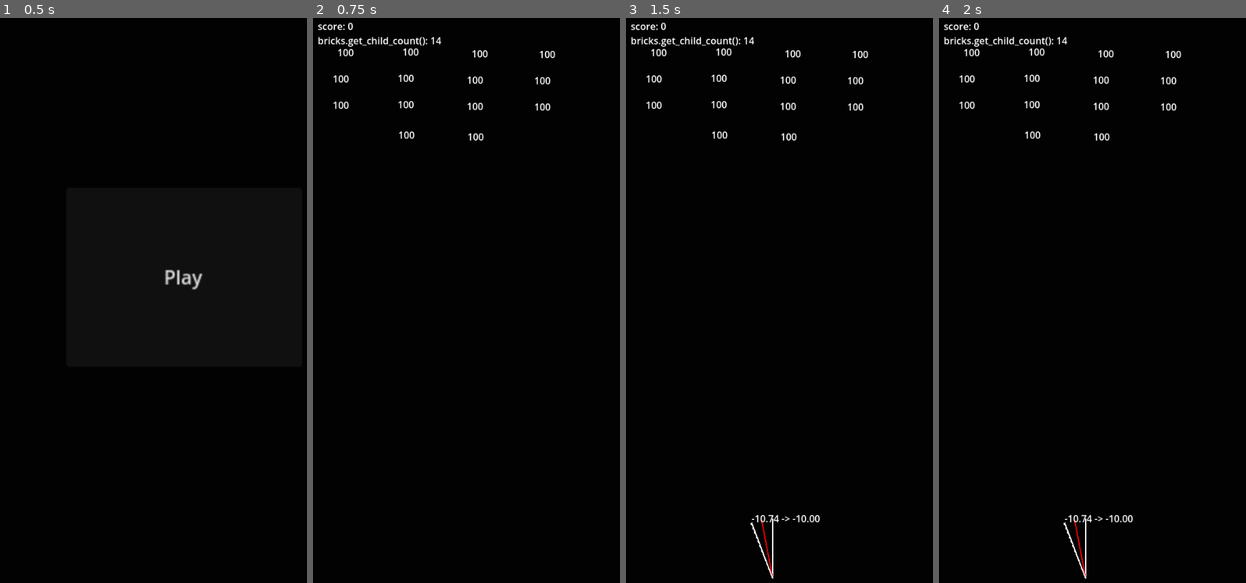
Above: before the commit, frames 1-4 (left to right).
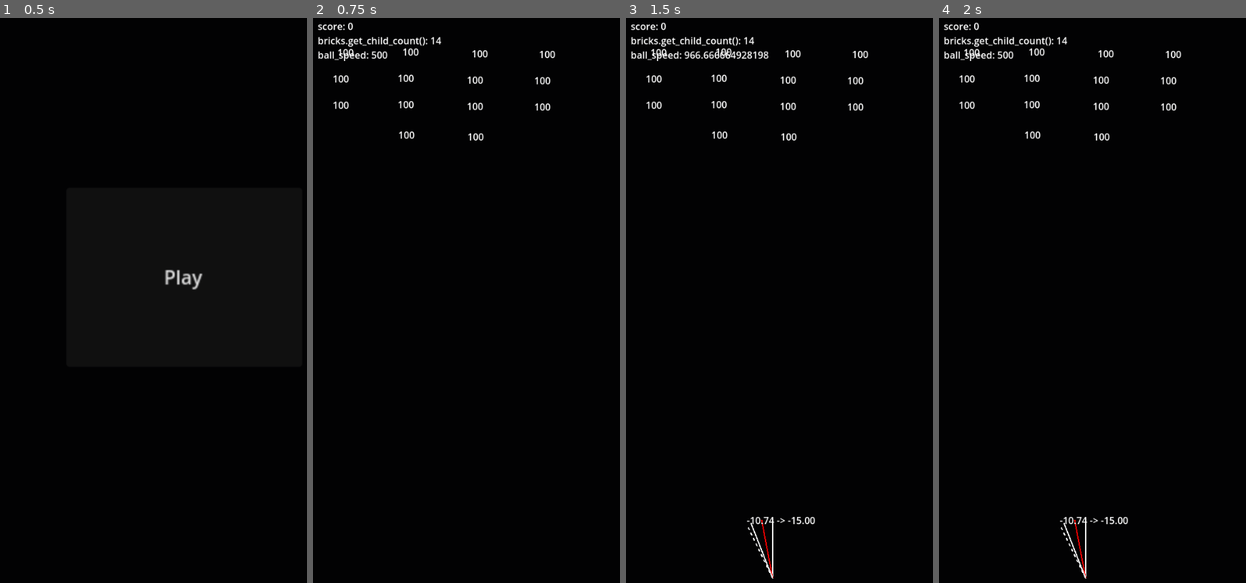
Above: after the commit, the same moments.

Repository: arunas-cesonis/pingpong2
Game: Godot game, scene res://main.tscn
Same seed, same stepped clock (60 frames per second), same inputs: the game is played once before the commit and once after it.
Inputs:
- Up to frame 1 (0.5 s): no input
- Up to frame 2 (0.75 s): click "Play" at 0.5 s
- Up to frame 3 (1.5 s): tap Enter at 1.25 s; hold D (MoveRight) from 1.28 s (still down)
- Up to frame 4 (2 s): keep holding D (MoveRight)

Frame 1 is identical in both runs. In frame 2, 0.2% of the frame differs, in the area x 1-25%, y 5-8%; in frame 3, 0.6%, in the area x 1-64%, y 5-100%; in frame 4, 0.4%.

Commit message:
min/max angle limiter

Diff:
--- a/debug.gd
+++ b/debug.gd
@@ -7,6 +7,8 @@
 	velocity_out = Vector2(0.0, 0.0),
 	velocity_out_unlimited = Vector2(0.0, 0.0),
 	normal = Vector2(0.0, 0.0),
+	angle_min = 0.0,
+	angle_max = 0.0,
 }
 var values = {}
 const BOUNCE_SIZE := 100.0
@@ -44,12 +46,16 @@
 	var angle = b.normal.angle_to(b.velocity_out)
 	var angle_u = b.normal.angle_to(b.velocity_out_unlimited)
 
+	# draw_arc(p, BOUNCE_SIZE * 0.5, b.normal.angle() + b.angle_min, b.normal.angle() + b.angle_max, 20, Color(0.0, 1.0, 0.0, 0.5), 10.0)
+
 	draw_line(p - vin, p, Color.WHITE, 2.0)
 	draw_line(p, p + n, Color.RED, 2.0)
-	draw_line(p, p + vout, Color.WHITE, 2.0)
-	draw_dashed_line(p, p + voutu, Color.WHITE, 2.0, 4.0)
-	_draw_text("%.2f -> %.2f" % [rad_to_deg(angle_u), rad_to_deg(angle)], p + vout)
-
+	draw_line(p, p + voutu, Color.WHITE, 2.0)
+	draw_dashed_line(p, p + vout, Color.WHITE, 2.0, 5.0, false)
+	if angle_u != angle:
+		_draw_text("%.2f -> %.2f" % [rad_to_deg(angle_u), rad_to_deg(angle)], p + vout)
+	else:
+		_draw_text("%.2f" % [rad_to_deg(angle_u)], p + vout)
 
 func _draw():
 	# bounce
--- a/game.gd
+++ b/game.gd
@@ -21,15 +21,18 @@
 
 @export_group("Ball collision")
 @export_category("Wall")
-@export var wall_angle_limit := 180.0
+@export_range(0.0, 90.0, 0.001, "degrees") var wall_angle_limit_min := 0.0
+@export_range(0.0, 90.0, 0.001, "degrees") var wall_angle_limit_max := 90.0
 @export var wall_acceleration := 0.0
 @export var wall_spawn_node: PackedScene = null
 @export_category("Player")
-@export var player_angle_limit := 180.0
+@export_range(0.0, 90.0, 0.001, "degrees") var player_angle_limit_min := 0.0
+@export_range(0.0, 90.0, 0.001, "degrees") var player_angle_limit_max := 90.0
 @export var player_acceleration := 0.0
 @export var player_spawn_node: PackedScene = null
 @export_category("Brick")
-@export var brick_angle_limit := 180.0
+@export_range(0.0, 90.0, 0.001, "degrees") var brick_angle_limit_min := 0.0
+@export_range(0.0, 90.0, 0.001, "degrees") var brick_angle_limit_max := 90.0
 @export var brick_acceleration := 0.0
 @export var brick_spawn_node: PackedScene = null
 
@@ -56,9 +59,9 @@
 func _ball_velocity() -> Vector2:
 	return ball_direction * ball_speed
 
-func _limit_bounce_angle(normal: Vector2, direction: Vector2, limit: float) -> Vector2:
+func _limit_bounce_angle(normal: Vector2, direction: Vector2, limit_min: float, limit_max: float) -> Vector2:
 	var angle = normal.angle_to(direction)
-	var new_angle = signf(angle) * minf(abs(angle), deg_to_rad(limit))
+	var new_angle = signf(angle) * clampf(absf(angle), limit_min, limit_max)
 	return Vector2.from_angle(normal.angle() + new_angle)
 
 func _physics_process(delta: float) -> void:
@@ -71,7 +74,8 @@
 		false, safe_margin)
 	if collision:
 		var normal: Vector2 = collision.get_normal()
-		var bounce_angle_limit := 0.0
+		var bounce_angle_limit_min := 0.0
+		var bounce_angle_limit_max := 90.0
 		if collision.get_collider() == player:
 			var offset := player.position.x - collision.get_position().x
 			var shape: RectangleShape2D = player.get_child(0).shape
@@ -79,20 +83,33 @@
 			var angle_adjustment := offset_normalized * reflect_amount
 			var normal_offseted := Vector2.from_angle(normal.angle() - angle_adjustment)
 			normal = normal_offseted
-			bounce_angle_limit = player_angle_limit
+			bounce_angle_limit_max = player_angle_limit_max
+			bounce_angle_limit_min = player_angle_limit_min
+			ball_speed = 1000.0
+
+			var tween := get_tree().create_tween()
+			tween.tween_property(self, "ball_speed", initial_ball_speed, 0.5)
+
 		elif collision.get_collider() is Brick:
 			var brick := collision.get_collider() as Brick
 			if brick.apply_damage(101.0):
 				score += 1
-			bounce_angle_limit = brick_angle_limit
+			bounce_angle_limit_min = brick_angle_limit_min
+			bounce_angle_limit_max = brick_angle_limit_max
 		else:
-			bounce_angle_limit = wall_angle_limit
+			bounce_angle_limit_min = wall_angle_limit_min
+			bounce_angle_limit_max = wall_angle_limit_max
+
+		bounce_angle_limit_min = deg_to_rad(bounce_angle_limit_min)
+		bounce_angle_limit_max = deg_to_rad(bounce_angle_limit_max)
 
 		$Debug.bounce.velocity_in = _ball_velocity()
 		ball_direction = ball_direction.bounce(normal).normalized()
 		$Debug.bounce.velocity_out_unlimited = _ball_velocity()
-		ball_direction = _limit_bounce_angle(normal, ball_direction, bounce_angle_limit)
+		ball_direction = _limit_bounce_angle(normal, ball_direction, bounce_angle_limit_min, bounce_angle_limit_max)
 		$Debug.bounce.velocity_out = _ball_velocity()
+		$Debug.bounce.angle_min = bounce_angle_limit_min
+		$Debug.bounce.angle_max = bounce_angle_limit_max
 		$Debug.bounce.position = collision.get_position()
 		$Debug.bounce.normal = normal
 		$Debug.queue_redraw()
@@ -109,3 +126,4 @@
 	player_velocity.x = direction * player_speed
 	$Debug.update_value("score", score)
 	$Debug.update_value("bricks.get_child_count()", bricks.get_child_count())
+	$Debug.update_value("ball_speed", ball_speed)
--- a/game.tscn
+++ b/game.tscn
@@ -15,7 +15,8 @@
 
 [node name="Game" type="Node2D"]
 script = ExtResource("1_jahp3")
-player_angle_limit = 10.0
+player_angle_limit_min = 15.0
+player_angle_limit_max = 15.0
 metadata/_edit_vertical_guides_ = [-504.0]
 
 [node name="WallLeft" type="StaticBody2D" parent="."]
